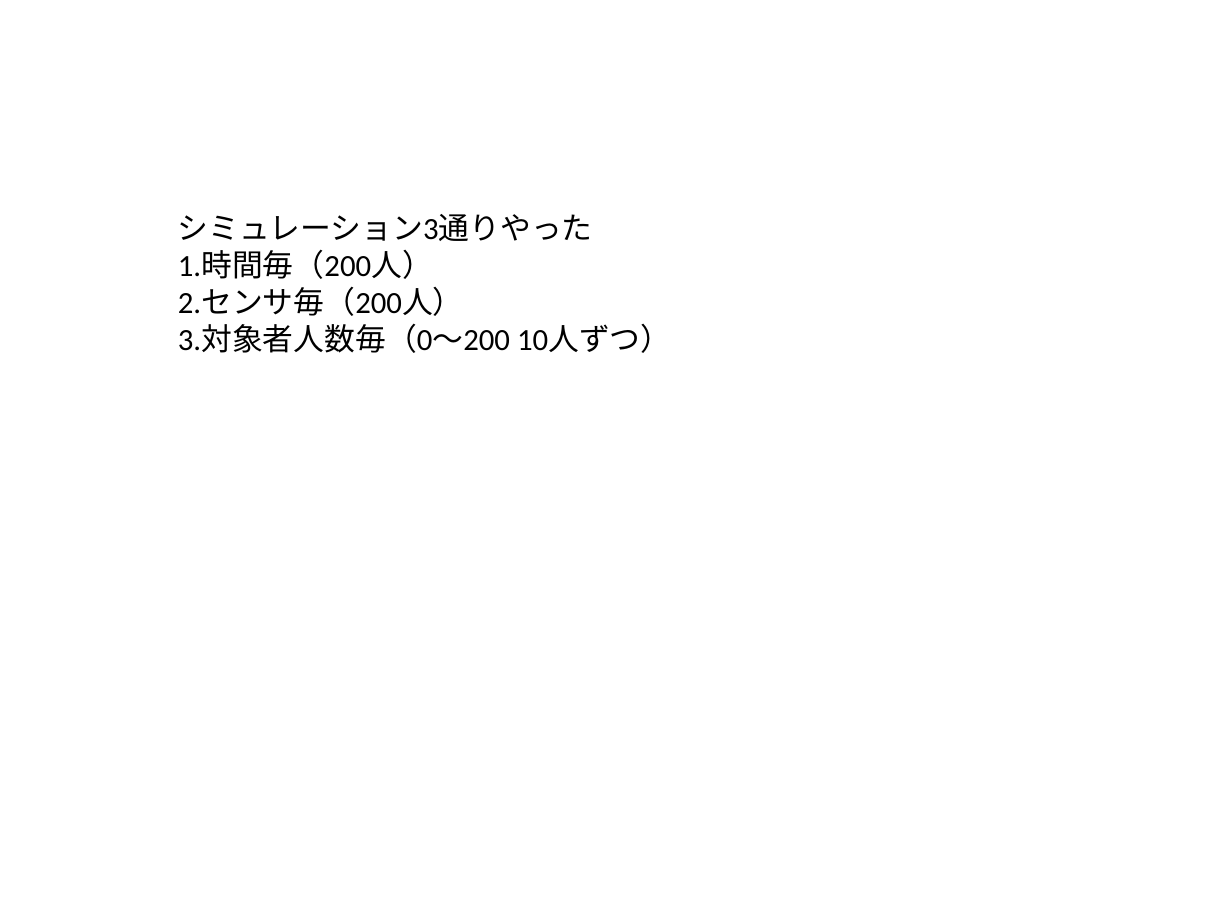
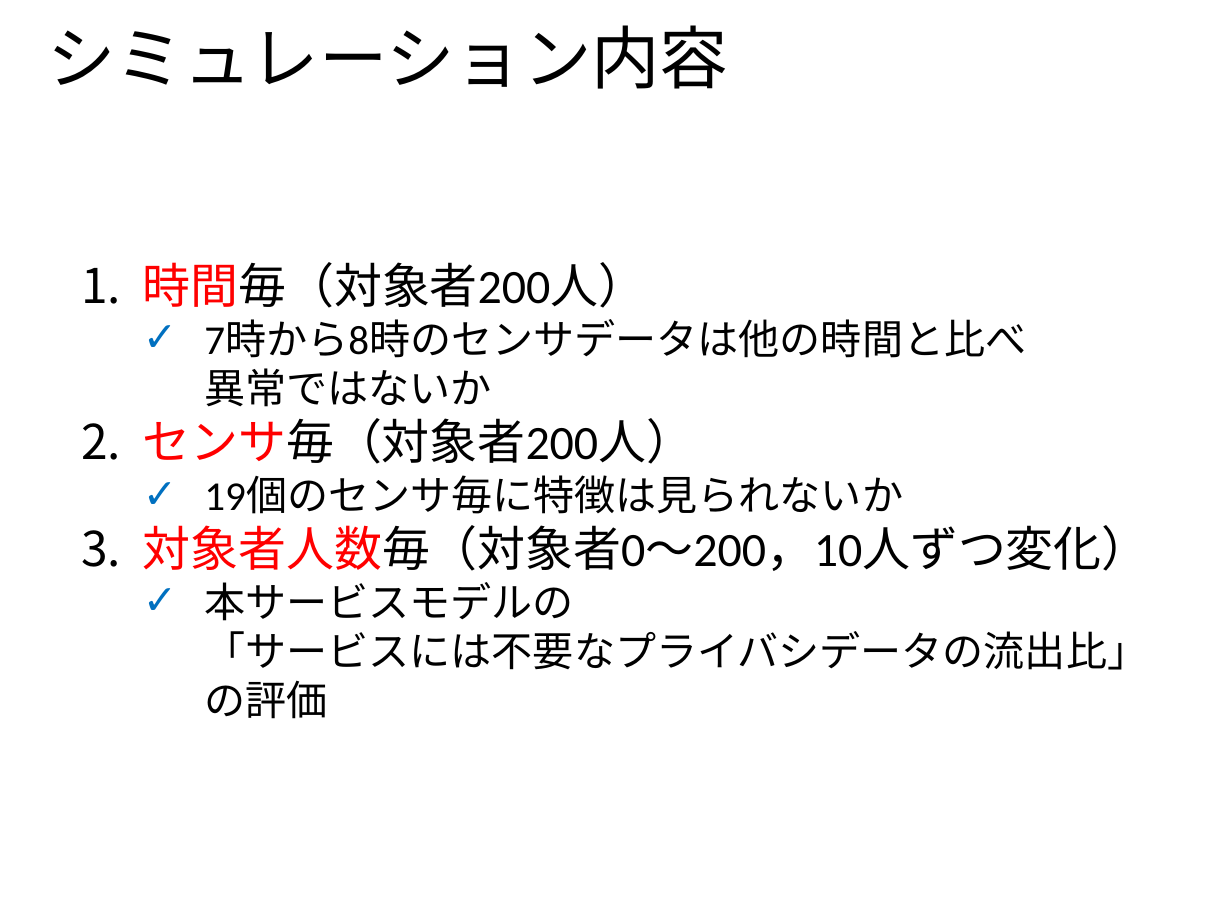
Before and after one commit to ao-megane/LplcOpenDataConverter, a slide deck: slide 21 of LplcOpenDataConverter/LplcOpenDataConverter/プレゼン/多地点カメラを用いた見守りサービスにおける第三者のプライバシデータ流出比の定量評価.pptx (slide 24 before the commit). Drawn at 1232x924 pixels with LibreOffice and Linux fonts; fonts in the diff are those of the drawing; background and template pictures are left out. Boxes give left, top, right and bottom in pixels: in the first picture for what was removed or moved away, otherwise in the second. Text is boxed around its words. In the diff, an @@ line names an element or a change of style, - is before the commit and + after.

```diff
--- a/LplcOpenDataConverter/LplcOpenDataConverter/プレゼン/多地点カメラを用いた見守りサービスにおける第三者のプライバシデータ流出比の定量評価.pptx
+++ b/LplcOpenDataConverter/LplcOpenDataConverter/プレゼン/多地点カメラを用いた見守りサービスにおける第三者のプライバシデータ流出比の定量評価.pptx
@@ title added at [47,25,728,89], 40 pt, text #000000 @@
+シミュレーション内容
@@ text at [143,262,1150,719]: text changed; size 18 to 24 pt @@
-シミュレーション3通りやった
-1.時間毎（200人）
-2.センサ毎（200人）
-3.対象者人数毎（0～200 10人ずつ）
+1. 時間毎（対象者200人）
+  ✓ 7時から8時のセンサデータは他の時間と比べ
+    異常ではないか
+2. センサ毎（対象者200人）
+  ✓ 19個のセンサ毎に特徴は見られないか
+3. 対象者人数毎（対象者0～200，10人ずつ変化）
+  ✓ 本サービスモデルの
+    「サービスには不要なプライバシデータの流出比」
+    の評価
```
Also in this commit, not shown: 18 other slides changed, 8 slides added, 9 slides removed, 1 other file.
